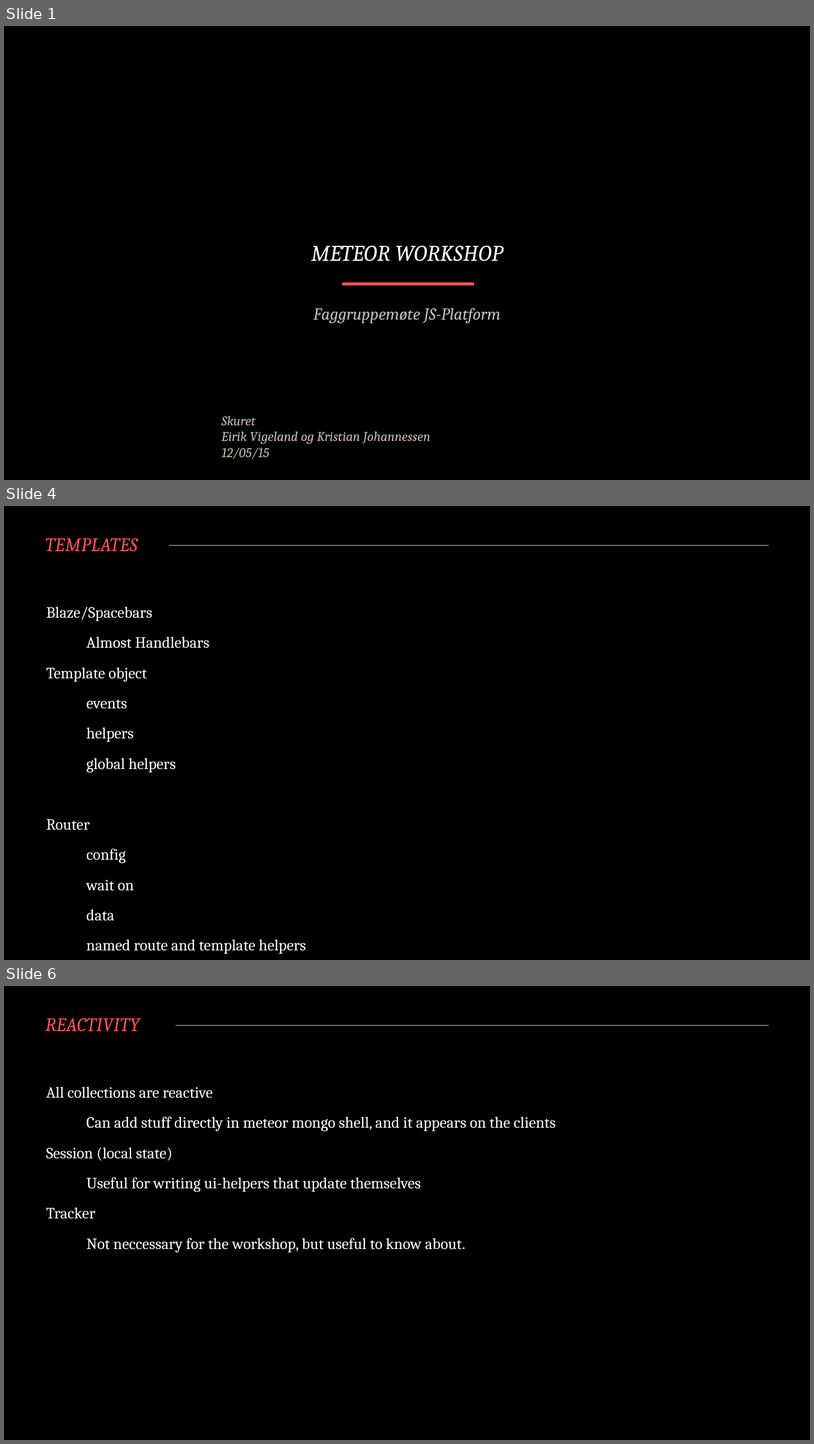
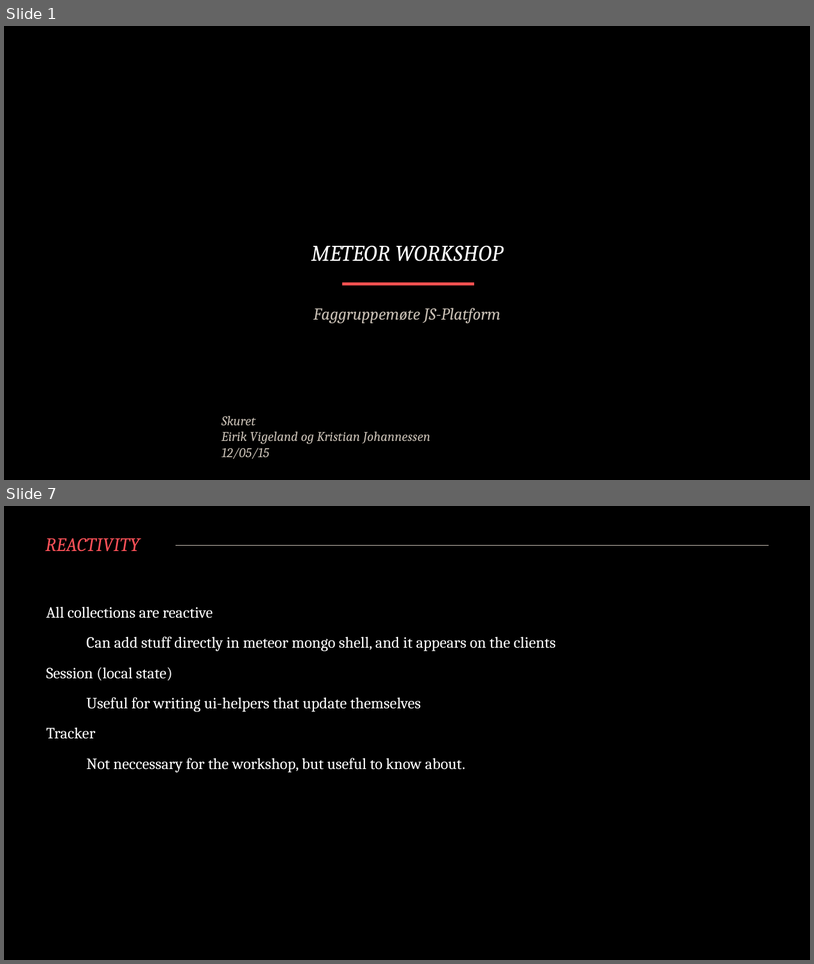
Before and after one commit to EirikV/meteor-workshop, a slide deck: private/Presentasjon.pptx. Shown one above the other, each under a label of ours: slides 1, 4 and 6 before the commit, slides 1 and 7 after it; the slides between them are not shown. The pictures are 814x1444 and 814x964 pixels, drawn with LibreOffice and Linux fonts; fonts in the diff are those of the drawing; background and template pictures are left out. Boxes give left, top, right and bottom in pixels: in the first picture for what was removed or moved away, otherwise in the second. Text is boxed around its words. In the diff, an @@ line names an element or a change of style, - is before the commit and + after.

```diff
--- a/private/Presentasjon.pptx
+++ b/private/Presentasjon.pptx
@@ slide 4 removed at (x1=4, y1=506, x2=810, y2=960), background #000000; not listed: 1 template element that a slide beside it also shows @@
@@ title removed at (x1=45, y1=538, x2=138, y2=552) @@
-TEMPLATES
@@ text removed at (x1=46, y1=607, x2=306, y2=954) @@
-Blaze/Spacebars
-Almost Handlebars
-Template object
-events
-helpers
-global helpers
-Router
-config
-wait on
-data
-named route and template helpers
@@ what was slide 6 is now slide 7 @@
```
Also in this commit, not shown: 3 slides changed, 3 slides added, 1 other slide removed.
